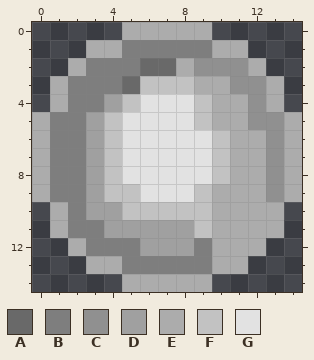
File history of a pixel-art file, src/assets/sprites/coin/coin.aseprite. The picture above was drawn from the file before the commit.
15x15 pixels, 1 frame. Colours within 5 levels of each other are drawn and written as one.
Palette (. is transparent): A #696969  B #7e7e7e  C #909090  D #a0a0a0  E #acacac  F #c2c2c2  G #e2e2e2
Pixels before, first column x 0:
 0 .....EEEEE.....
 1 ...EEBBBBBEE...
 2 ..EBBBAAECCCE..
 3 .EBBBAFFFEECCE.
 4 .EBBDFGGGFEECE.
 5 EBBDFGGGGFEECCE
 6 EBBDFGGGGGFEECE
 7 EBBDFGGGGGFEECE
 8 EBBDFGGGGGFEECE
 9 EBBDFFGGGFEEECE
10 .EBDDFFFFFEEEE.
11 .EBBDDDDDFEEEE.
12 ..EBBBDDDBEEE..
13 ...EEBBBBBEE...
14 .....EEEEE.....
After the commit:
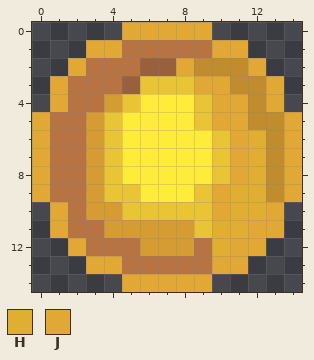
Colours new in this view: H #e0ae30  J #e2a835
Author's note on the commit: Add shining animation to newly gained coins
Changes in this commit:
layer "Layer 1" now shown
colour A: #696969 -> #99603e
colour B: #7e7e7e -> #b87342
colour C: #909090 -> #c18c2e
colour D: #a0a0a0 -> #d69c34
colour F: #c2c2c2 -> #e9c535
colour G: #e2e2e2 -> #ffeb39
Changed rows in their new state; - is a pixel that keeps its letter.
Layer "Layer 1 Copy":
first column x 0:
 0 -----JJJJJ-----
 1 ---JJ-----JJ---
 2 --J-----J---J--
 3 -J-------JJ--J-
 4 -J--------JJ-J-
 5 J---------JJ--J
 6 J----------JH-J
 7 J----------JH-J
 8 J----------JH-J
 9 J---------JHH-J
10 -J--------JHHJ-
11 -J--------HHJJ-
12 --J-------HJJ--
13 ---JJ-----JJ---
14 -----JJJJJ-----
Pixel boxes of the changes (left, top, right, bottom) in both pictures:
changed: (32, 22, 302, 292)
